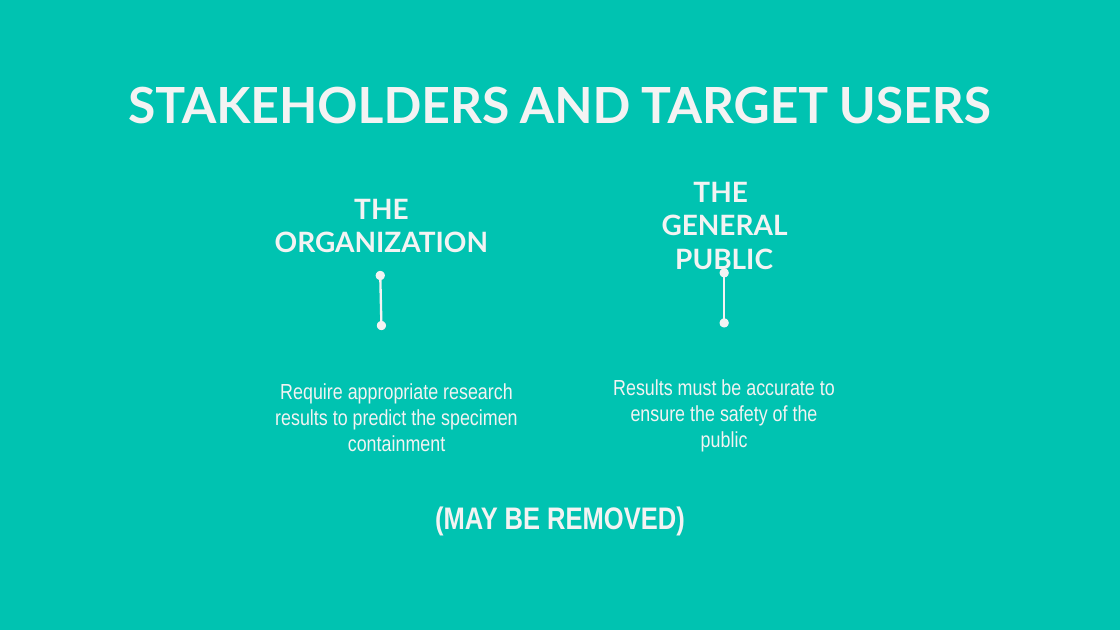
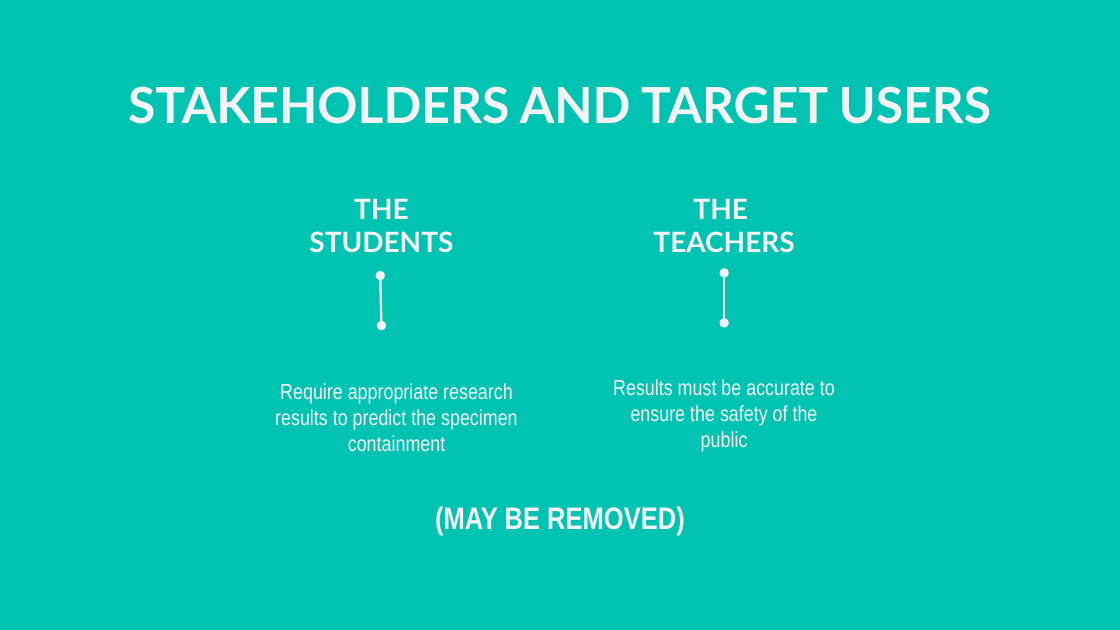
Before and after one commit to jpaglia/oec-2021, a slide deck: slide 16 of TEAMXXX_OEC2021_Programming.pptx (slide 5 before the commit). Drawn at 1120x630 pixels with LibreOffice and Linux fonts; fonts in the diff are those of the drawing; background and template pictures are left out. Boxes give left, top, right and bottom in pixels: in the first picture for what was removed or moved away, otherwise in the second. Text is boxed around its words. In the diff, an @@ line names an element or a change of style, - is before the commit and + after.

```diff
--- a/TEAMXXX_OEC2021_Programming.pptx
+++ b/TEAMXXX_OEC2021_Programming.pptx
@@ title at bbox=[309, 198, 453, 253]: text changed @@
-THE
-ORGANIZATION
+THE
+STUDENTS
@@ title at bbox=[653, 198, 794, 253]: text changed @@
-THE
-GENERAL PUBLIC
+THE
+TEACHERS
```
Also in this commit, not shown: 5 other slides changed, 7 slides added, 7 slides removed, 1 other file.
